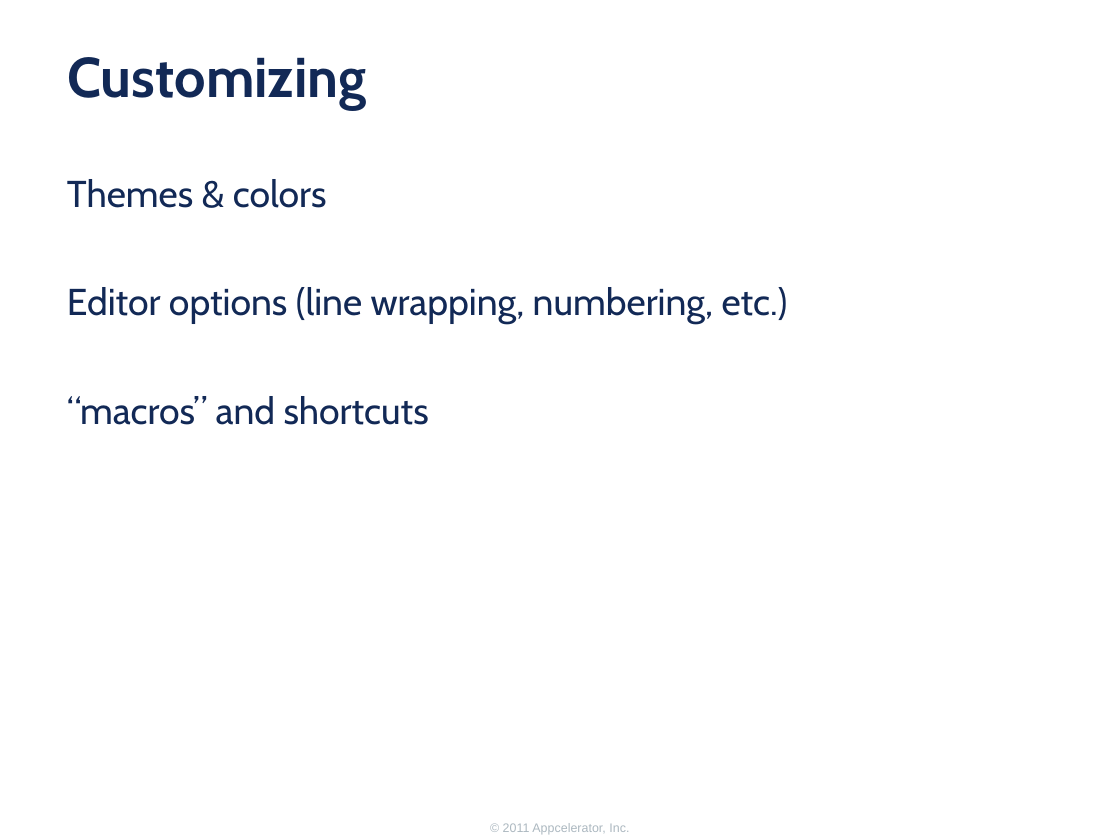
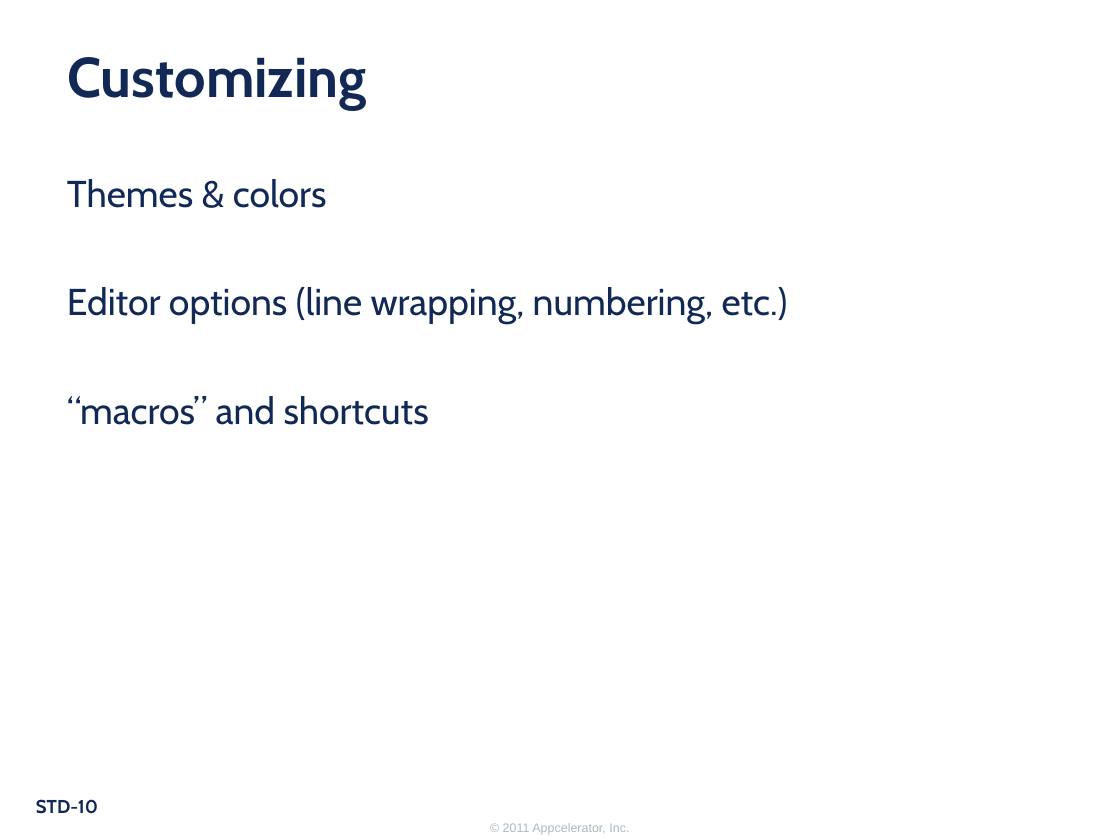
Before and after one commit to appcelerator-training-archive/tcad_certification, a slide deck: slide 10 of 218.ppt. Drawn at 1120x840 pixels with LibreOffice and Linux fonts; fonts in the diff are those of the drawing; background and template pictures are left out. Boxes give left, top, right and bottom in pixels: in the first picture for what was removed or moved away, otherwise in the second. Text is boxed around its words. In the diff, an @@ line names an element or a change of style, - is before the commit and + after.

```diff
--- a/218.ppt
+++ b/218.ppt
@@ page number added at (36,799,98,814), 12 pt, text #122956, bold @@
+STD-10
```
Also in this commit, not shown: 11 other slides changed, 6 other files.
